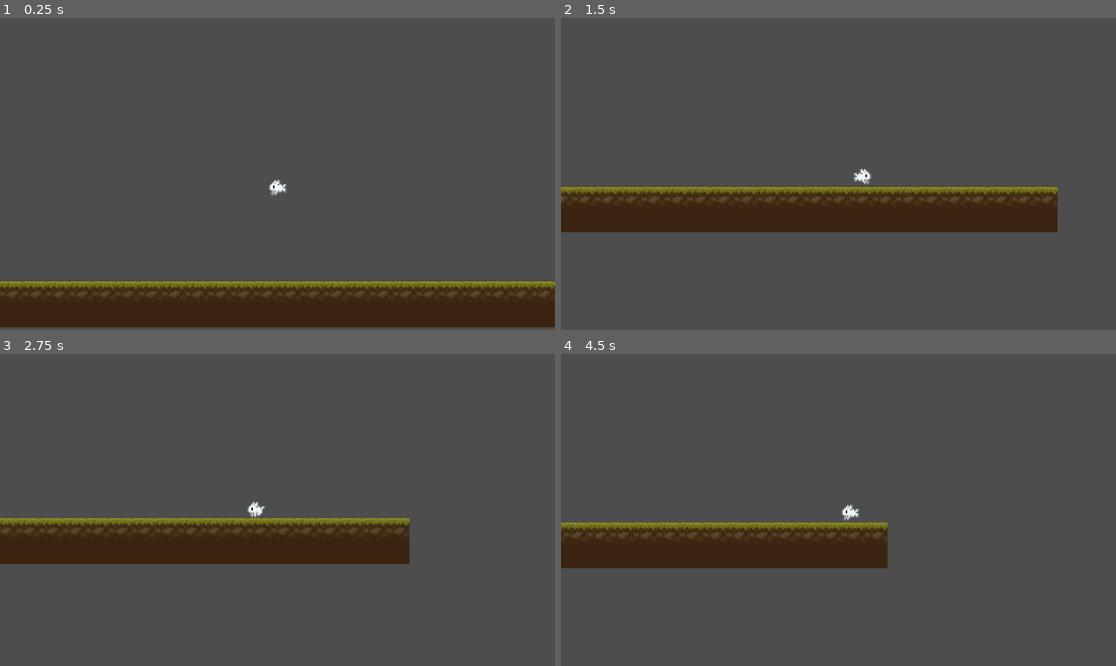
Above: before the commit, frames 1-4 (two rows, left to right).
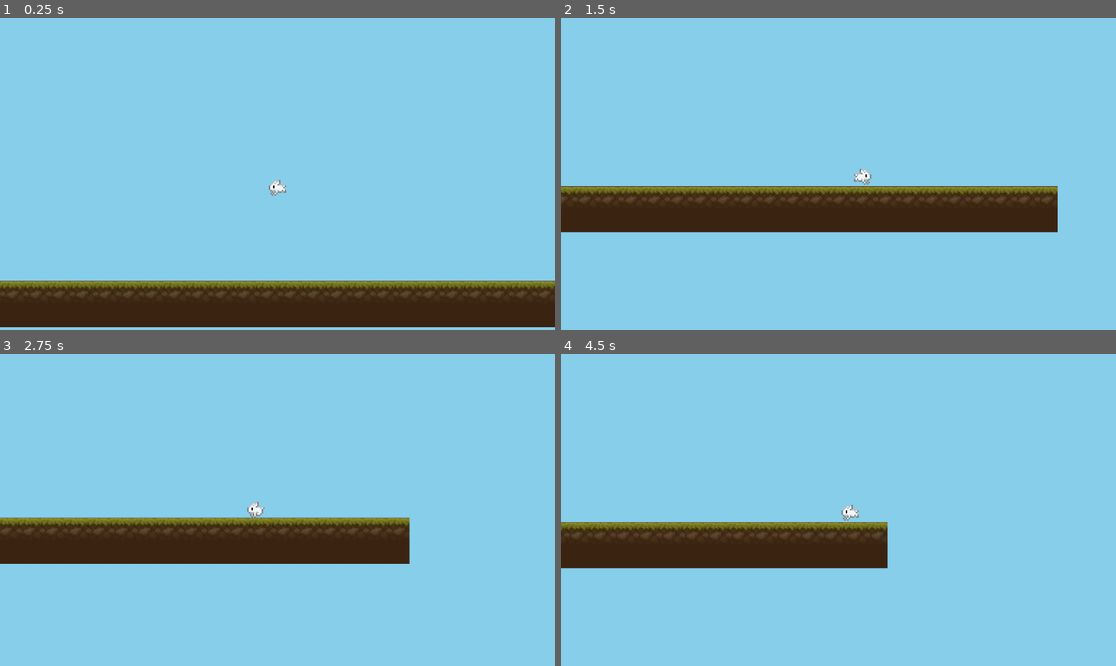
Above: after the commit, the same moments.

Repository: SirNasian/bun-run
Game: Godot game, scene res://scenes/game.tscn
Same seed, same stepped clock (60 frames per second), same inputs: the game is played once before the commit and once after it.
Inputs:
- Up to frame 1 (0.25 s): no input
- Up to frame 2 (1.5 s): hold D (player_right) from 0.53 s (still down); tap Space (player_jump) at 0.77 s
- Up to frame 3 (2.75 s): tap Space (player_jump) at 1.52 s; release D (player_right) at 2.03 s; hold A (player_left) from 2.03 s (still down)
- Up to frame 4 (4.5 s): release A (player_left) at 2.78 s; hold D (player_right) 2.78-4.28 s; tap Space (player_jump) at 3.02, 3.77 s; hold A (player_left) from 4.28 s (still down)

The runs differ from the first frame. In frame 1, 85% of the frame differs, in the area x 0-100%, y 0-100%; in frame 2, 87%; in frame 3, 89%; in frame 4, 91%.

Commit message:
Inset player spritesheet cells by 1 pixel to avoid animation artifacts

Diff:
--- a/entities/player/player.tscn
+++ b/entities/player/player.tscn
@@ -7,33 +7,33 @@
 atlas = ExtResource("1_8shnw")
 region = Rect2(32, 40, 32, 20)
 
-[sub_resource type="AtlasTexture" id="AtlasTexture_3t2hs"]
+[sub_resource type="AtlasTexture" id="AtlasTexture_lpark"]
 atlas = ExtResource("1_8shnw")
-region = Rect2(64, 0, 32, 20)
+region = Rect2(65, 1, 30, 18)
 
-[sub_resource type="AtlasTexture" id="AtlasTexture_jpac1"]
+[sub_resource type="AtlasTexture" id="AtlasTexture_ngs3m"]
 atlas = ExtResource("1_8shnw")
-region = Rect2(96, 0, 32, 20)
+region = Rect2(97, 1, 30, 18)
 
-[sub_resource type="AtlasTexture" id="AtlasTexture_snaqo"]
+[sub_resource type="AtlasTexture" id="AtlasTexture_d47e4"]
 atlas = ExtResource("1_8shnw")
-region = Rect2(32, 0, 32, 20)
+region = Rect2(33, 1, 30, 18)
 
-[sub_resource type="AtlasTexture" id="AtlasTexture_4h80u"]
+[sub_resource type="AtlasTexture" id="AtlasTexture_1u4ft"]
 atlas = ExtResource("1_8shnw")
-region = Rect2(64, 0, 32, 20)
+region = Rect2(65, 1, 30, 18)
 
-[sub_resource type="AtlasTexture" id="AtlasTexture_jxhsm"]
+[sub_resource type="AtlasTexture" id="AtlasTexture_x4ue5"]
 atlas = ExtResource("1_8shnw")
-region = Rect2(96, 0, 32, 20)
+region = Rect2(97, 1, 30, 18)
 
-[sub_resource type="AtlasTexture" id="AtlasTexture_rbfis"]
+[sub_resource type="AtlasTexture" id="AtlasTexture_535xt"]
 atlas = ExtResource("1_8shnw")
-region = Rect2(128, 0, 32, 20)
+region = Rect2(129, 1, 30, 18)
 
-[sub_resource type="AtlasTexture" id="AtlasTexture_hv2kp"]
+[sub_resource type="AtlasTexture" id="AtlasTexture_lkjty"]
 atlas = ExtResource("1_8shnw")
-region = Rect2(160, 0, 32, 20)
+region = Rect2(161, 1, 30, 18)
 
 [sub_resource type="SpriteFrames" id="SpriteFrames_y6m6k"]
 animations = [{
@@ -47,30 +47,30 @@
 }, {
 "frames": [{
 "duration": 1.0,
-"texture": SubResource("AtlasTexture_3t2hs")
+"texture": SubResource("AtlasTexture_lpark")
 }, {
 "duration": 1.0,
-"texture": SubResource("AtlasTexture_jpac1")
+"texture": SubResource("AtlasTexture_ngs3m")
 }],
-"loop": true,
+"loop": false,
 "name": &"jump",
 "speed": 0.0
 }, {
 "frames": [{
 "duration": 1.0,
-"texture": SubResource("AtlasTexture_snaqo")
+"texture": SubResource("AtlasTexture_d47e4")
 }, {
 "duration": 1.0,
-"texture": SubResource("AtlasTexture_4h80u")
+"texture": SubResource("AtlasTexture_1u4ft")
 }, {
 "duration": 1.0,
-"texture": SubResource("AtlasTexture_jxhsm")
+"texture": SubResource("AtlasTexture_x4ue5")
 }, {
 "duration": 1.0,
-"texture": SubResource("AtlasTexture_rbfis")
+"texture": SubResource("AtlasTexture_535xt")
 }, {
 "duration": 1.0,
-"texture": SubResource("AtlasTexture_hv2kp")
+"texture": SubResource("AtlasTexture_lkjty")
 }],
 "loop": true,
 "name": &"run",
--- a/project.godot
+++ b/project.godot
@@ -14,6 +14,11 @@
 run/main_scene="res://scenes/game.tscn"
 config/features=PackedStringArray("4.3", "Forward Plus")
 config/icon="res://icon.svg"
+
+[display]
+
+window/size/resizable=false
+window/vsync/vsync_mode=0
 
 [input]
 
@@ -48,3 +53,4 @@
 [rendering]
 
 textures/canvas_textures/default_texture_filter=0
+environment/defaults/default_clear_color=Color(0.529412, 0.807843, 0.921569, 1)
